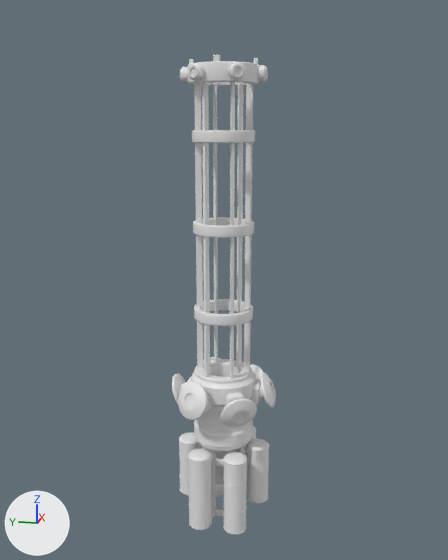
An edit to the Blender file Assets/OrbitalAccelerator.blend, drawn before and after from the same camera.
Before and after are seen from a camera (50 mm lens) standing at (-202.0, -40.6, 96.4) and looking at (1.1, 0.1, 45.7). Every picture has the same lights, and +X, +Y and +Z are marked at lower left. Materials are left out; every surface is plain grey. Objects named as collision shapes, trigger or cutter boxes, shadow casters or lower levels of detail are left out.

Script lines for the objects in view, before the commit:
```python
ob_barrelscaffold = bpy.data.objects.new('BarrelScaffold', me_cylinder_008)
ob_barrelscaffold.location = (0.0, 0.0, 13.5)
ob_coil_forward = bpy.data.objects.new('Coil.forward', me_circle_004)
ob_coil_forward.parent = ob_barrelsegment
ob_coil_forward.location = (0.0, 0.0, 100.8)
ob_rw_006 = bpy.data.objects.new('RW.006', me_cylinder_001)
ob_rw_006.parent = ob_coil_forward
ob_rw_006.location = (0.0, 12.27, -1.54)
ob_rw_006.rotation_euler = (1.571, 0.0, -3.142)  # degrees (90, 0, -180)
ob_rw_007 = bpy.data.objects.new('RW.007', me_cylinder_001)
ob_rw_007.parent = ob_coil_forward
ob_rw_007.location = (-10.63, 6.136, -1.54)
ob_rw_007.rotation_euler = (1.571, 0.0, -2.094)  # degrees (90, 0, -120)
ob_rw_008 = bpy.data.objects.new('RW.008', me_cylinder_001)
ob_rw_008.parent = ob_coil_forward
ob_rw_008.location = (-10.63, -6.136, -1.54)
ob_rw_008.rotation_euler = (1.571, 0.0, -1.047)  # degrees (90, 0, -60)
ob_rw_009 = bpy.data.objects.new('RW.009', me_cylinder_001)
ob_rw_009.parent = ob_coil_forward
ob_rw_009.location = (0.0, -12.27, -1.54)
ob_rw_009.rotation_euler = (1.571, 0.0, 0.0)  # degrees (90, 0, 0)
# also in view: 'ForwardRail.004' at (7.3, -4.3, 63.5); 'Core' at (0.0, 0.0, 0.0); 'RW.004' at (-13.7, -7.9, 3.8); 'ForwardRail.005' at (7.3, 4.3, 63.5); 'Coil.middle' at (0.0, 0.0, 64.1)
```
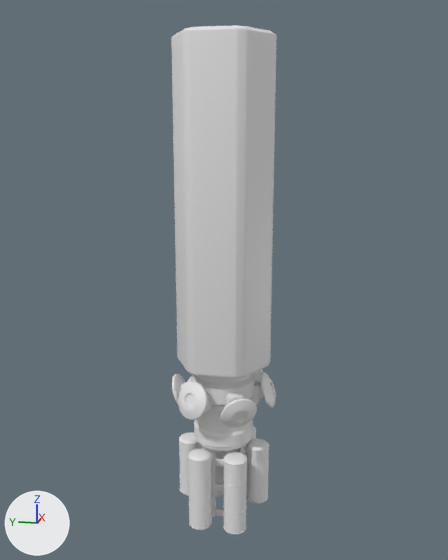
What differs and where, as boxes (x1, y1, x2, y2) in the pictures (448 x 560 px):
'BarrelScaffold', shown
    after: (171, 25, 277, 382)
part 1 of me_cylinder_001, cut back
    before: (180, 62, 268, 83)
'Coil.middle', unchanged, covered by the edit
    before: (192, 130, 255, 326)
'ForwardRail.003', unchanged, covered by the edit
    before: (244, 83, 253, 372)
'ForwardRail', unchanged, covered by the edit
    before: (194, 83, 203, 368)
'ForwardRail.001', unchanged, covered by the edit
    before: (202, 82, 210, 377)

Edits to the bpy script that builds the scene:
```text
Change me_cylinder_001:
    used by ob_rw_006; parent = ob_coil_forward; location = (0.0, 12.27, -1.54); rotation_euler = (1.571, 0.0, -3.142), in degrees (90, 0, -180)
    remove me_cylinder_001.from_pydata(...)  # 160 vertices, 129 faces; spans x -2.5..2.5, y -2.5..2.5, z -1.5..1.5
    add me_cylinder_001.from_pydata(...)  # 46 vertices, 33 faces; spans x -2.5..0.0, y 0.0..2.5, z -1.5..1.5
    me_cylinder_001 part 1
    115 vertices are removed from x -2.45..2.5, y -2.5..2.45, z -1.5..1.5
    97 faces are deleted
    1 vertex is added at (0.0, 0.0, 1.1)
    1 new face joins them
Change ob_rw_007:
    add _m = ob_rw_007.modifiers.new('Mirror', 'MIRROR')
    add _m.use_axis = (True, True, False)
Change ob_rw_008:
    add _m = ob_rw_008.modifiers.new('Mirror', 'MIRROR')
    add _m.use_axis = (True, True, False)
Change ob_barrelscaffold:
    remove ob_barrelscaffold.hide_set(True)
```
